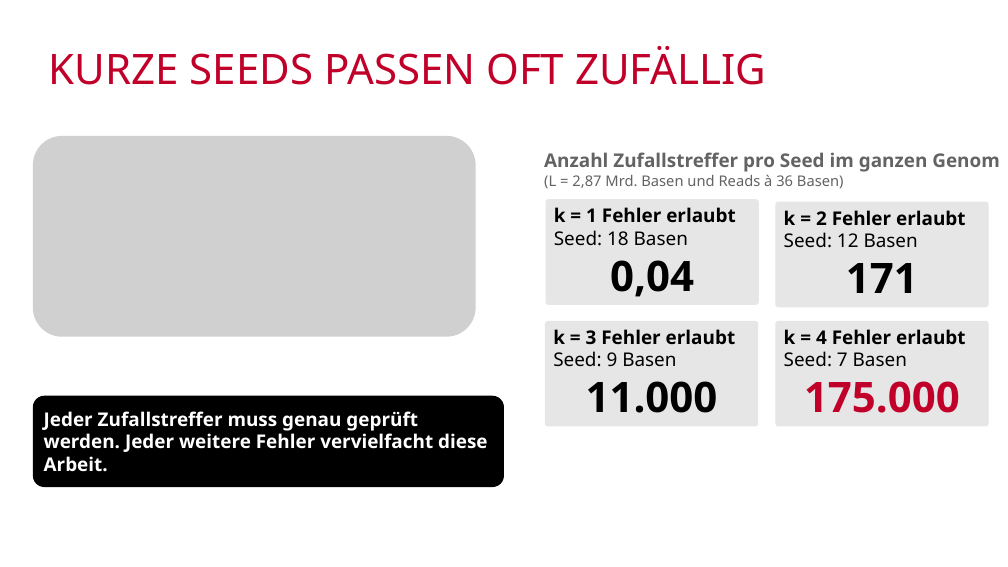
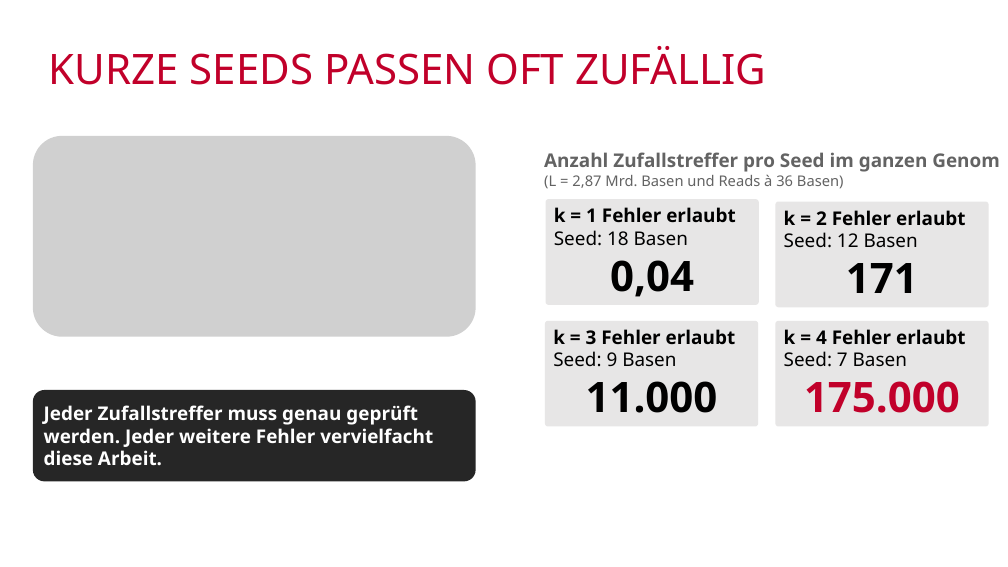
Before and after one commit to mawehl/BigData, a slide deck: slide 12 of CloudBurst_Wehle.pptx. Drawn at 1008x567 pixels with LibreOffice and Linux fonts; fonts in the diff are those of the drawing; grey boxes stand for pictures; background and template pictures are left out. Boxes give left, top, right and bottom in pixels: in the first picture for what was removed or moved away, otherwise in the second. Text is boxed around its words. In the diff, an @@ line names an element or a change of style, - is before the commit and + after.

Commit message:
weiter mit Umsetzung

```diff
--- a/CloudBurst_Wehle.pptx
+++ b/CloudBurst_Wehle.pptx
@@ rounded rectangle "Jeder Zufallstreffer muss genau geprüft ..." resized from (x1=33, y1=395, x2=504, y2=487) to (x1=33, y1=390, x2=476, y2=482) @@
@@ rounded rectangle "Jeder Zufallstreffer muss genau geprüft ..." at (x1=33, y1=390, x2=476, y2=482): fill #000000 to #262626 @@
```
Also in this commit, not shown: 7 other slides changed, 4 slides added, 2 slides removed, 1 other file.
